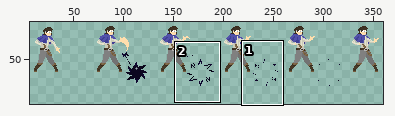
Two states of a sprite sheet, Assets/Resources/Characters/Orro/Sprites/orro_nground.png. Above, an overview of the earlier version with the close-up marked.
Close-up. As it was:
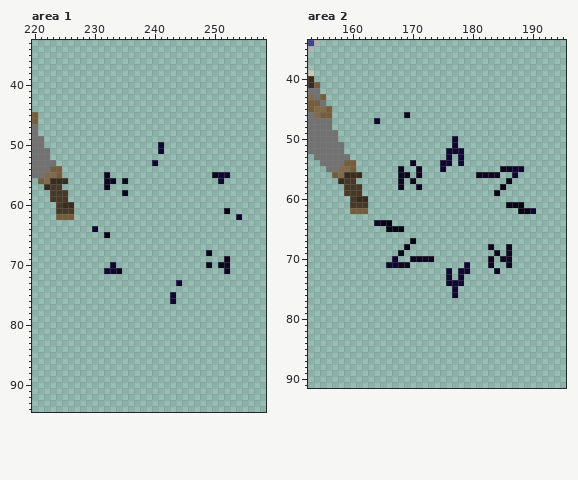
The file is 384x96 pixels. Colours within 5 levels of each other are drawn and written as one. Shown: area 1: x 220..258, y 33..94; area 2: x 153..195, y 34..91. The wide view leaves out empty margins. The commit also changed other parts of the picture, which this record leaves out.
New version:
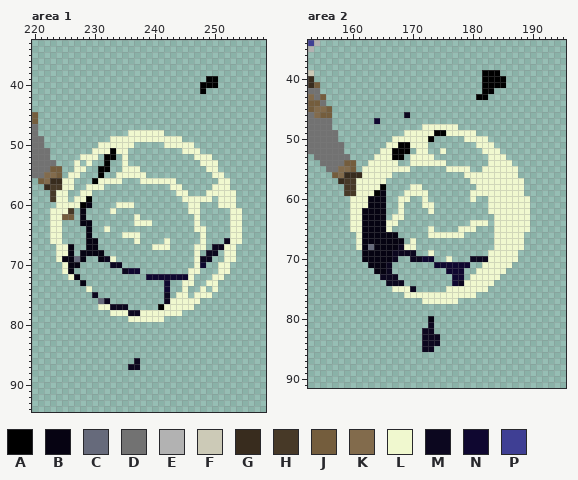
Palette (. is transparent): A #000000  B #060312  C #666a7b  D #727272  E #b2b2b2  F #cccab7  G #382c1e  H #473927  J #745d3d  K #826b4c  L #f0f8cf  M #0c071f  N #0f0730  P #3f3f94
Change:
Changed rows in their new state; - is an unchanged pixel.
Area 1:
first column x 248:
39 -AA
40 AAA
41 A--
first column x 223:
48 -------------LLLLLL-------------
49 ----------LLLLLLLLLLLL----------
50 --------LLLLLL----.LLLLL--------
51 -------LLLALL-----.---LLL-------
52 -----LLL-AA-L-----------LLL-----
53 ----L-L--A--L----.-------LLL----
54 ----LL--AA--LLL-----------LL----
55 ---LL---A.-LLLLL-----------LL.--
56 --LL---ALLLL.--LLLLLL-------LL--
57 --LL--LLL.----------LL-----LLL--
58 -LL--LL-----.--------LL---LLLLL-
59 -LL-LLA---------------LLLLL-LLL-
60 -LLLLAB----LLL---------LL---LLL-
61 LLL--B----L------------LL----.LL
62 LL---B--------L---------L-----LL
63 LL---BB-------LLL-------L-----LL
64 LL----B.-L--------------LL----LL
65 LL----B--.--LLL----------L----LL
66 LL----BB------L----L-----L---MLL
67 -LLB--BB---------LLL----LL-MMLL-
68 -LLB-BBBB---------------L--M-LL-
69 -LBBCB--BML-------------LMM--LL-
70 --LBB-----MM------------LN.-LL--
71 --LB-----...MNN--------LL---LL--
72 ---LB-----------NNNNNNNL---LL---
73 -----B-------------N-.LL--LL----
74 ------L------------N--L--L-L----
75 -------M-----------M.LL-LLL-----
76 --------CM---------MLLLLL-------
77 --------LLMMM-----ALLLLL--------
78 ----------LLLMMLLLLLLL----------
79 -------------LLLLLL-------------
first column x 236:
86 -M
87 MM
Area 2:
first column x 181:
39 -AAA-
40 -AAAA
41 -AAAA
42 -AA--
43 AA---
first column x 160:
48 ------------LLLLLL-------------
49 ---------LLLLLAALLLLL----------
50 -------LLLLLLA---.-LLLL--------
51 ------LLAALLL----.---LLL-------
52 -----LLAAA-LL--L...---LLL------
53 ----LLLAA-LLLL--.-.----LLL-----
54 ---LLLLL--LLLLLL.-.----LLLL----
55 --LLLLLLLL-.---.LLLL--LLLLLL.--
56 --LLLLL-..-.-------LLLLLLLLL---
57 -LLLLL--.-.---------LLLLLLLLL--
58 -LLLLA--.-LL---------LLLLLLLL--
59 -LLLAB---LLLL-------LLLLLLLLL--
60 LLLBBB--LL--L-------L--LLLLLLL-
61 LLLBBB--L---LL---------LLLLLLL-
62 LLBBBB--L----L---------LLLLLLL.
63 LLBBBB-LL---------------LLLLLL-
64 LLBBB-LL------------LLL-LLLLLL-
65 LLBBBBL..----L----LLL---LLLLLL-
66 -LBBBBBB-----LLLLLL-----LLLLL--
67 -LBBBBBBB-L-------------LLLLL--
68 -LBCBBBBMLL------------.LLLLL--
69 --BBBBBMMMM--L---------LLLLL---
70 --BBBBBM----NN--L---MMMLLLLL---
71 ---BBBM...----NNNNN---LLLLL----
72 ----BBM----------N-.-LLLLL-----
73 -----MMM--------.N--LLLLL------
74 ------MMM-------.-MLLLLL-------
75 -------LLLM-----LLLLLLL--------
76 ---------LLLLLLLLLLLL----------
77 ------------LLLLLL-------------
80 -------------B-----------------
81 -------------M-----------------
82 ------------MM-----------------
83 ------------MMM----------------
84 ------------MMM----------------
85 ------------MM-----------------
Where, in picture pixels (left, top, right, bottom), the same in both close-ups:
added: (200, 76, 218, 94)
changed: (50, 130, 242, 322)
added: (128, 358, 140, 370)
changed: (350, 70, 536, 352)
